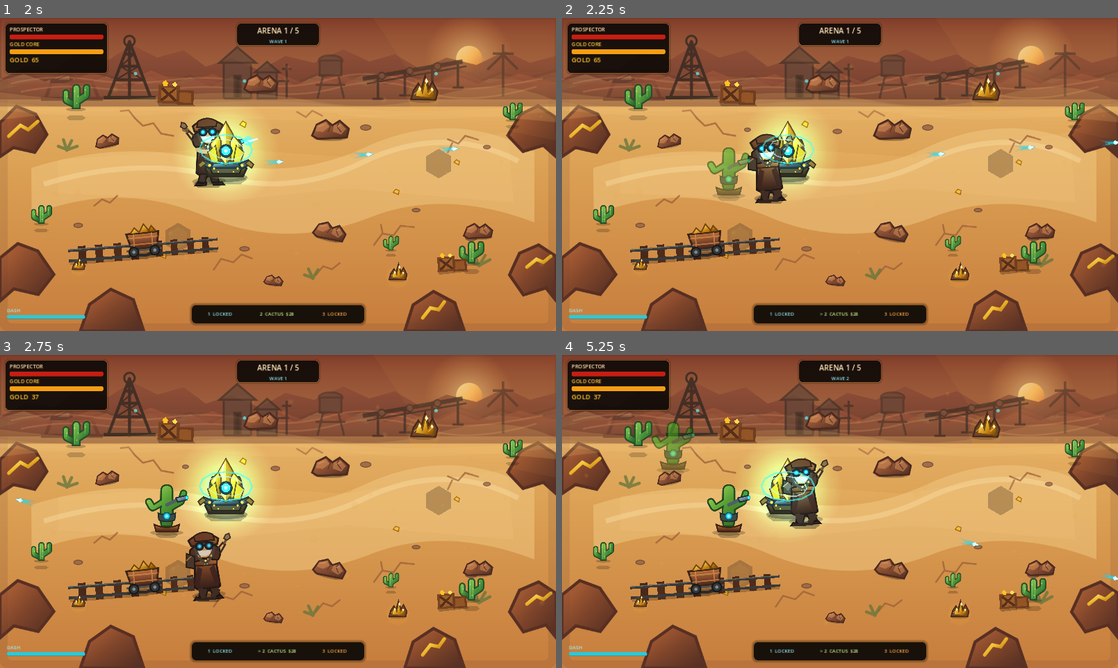
Above: before the commit, frames 1-4 (two rows, left to right).
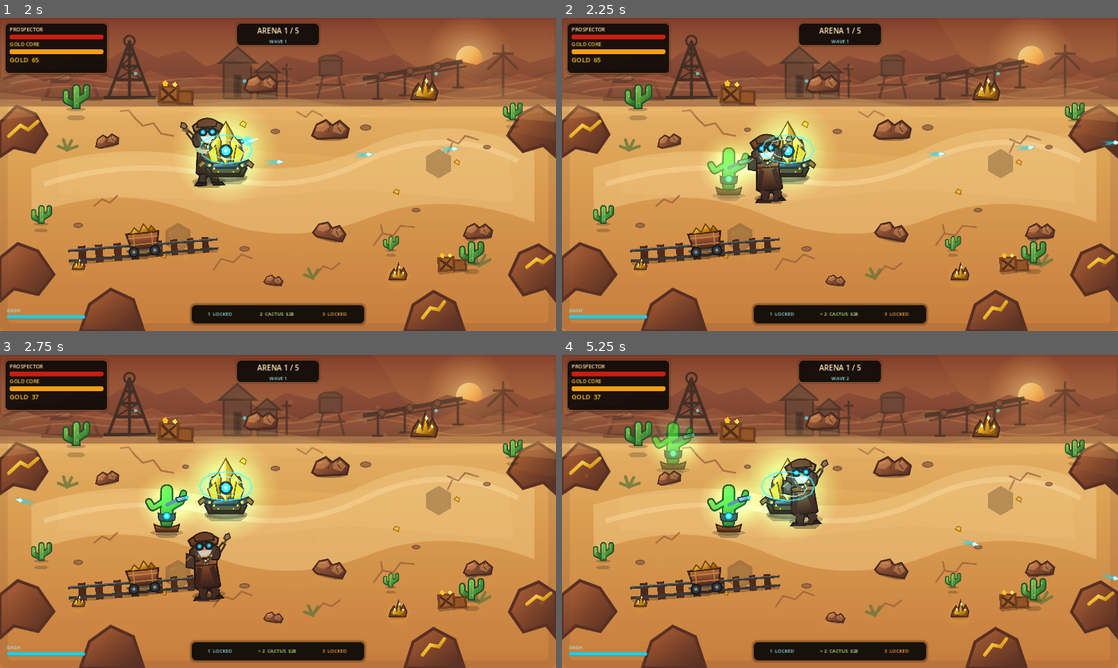
Above: after the commit, the same moments.

Repository: motomotoo1997-art/monster-quest
Game: Godot game, scene res://scenes/main/Main.tscn
Same seed, same stepped clock (60 frames per second), same inputs: the game is played once before the commit and once after it.
Inputs (mouse positions are in pixels of both pictures, inside the frame that each line leads up to):
- Up to frame 1 (2 s): click "START RUN" at 0.5 s; tap Enter at 1.25 s; move the mouse to (400, 158) at 1.27 s; press the mouse at (400, 158) at 1.28 s; hold D (move_right) from 1.28 s (still down)
- Up to frame 2 (2.25 s): move the mouse to (728, 190) at 2.02 s; release D (move_right) at 2.03 s; release the mouse at (728, 190) at 2.03 s; hold S (move_down) from 2.03 s (still down); tap E (ability_e) at 2.1 s
- Up to frame 3 (2.75 s): keep holding S (move_down); click (166, 527) at 2.3 s
- Up to frame 4 (5.25 s): move the mouse to (895, 442) at 2.77 s; release S (move_down) at 2.78 s; press the mouse at (895, 442) at 2.78 s; hold D (move_right) 2.78-3.53 s; tap one key every 0.75 s from 2.85 s: Q (ability_q) R (ability_r) 1 (build_1) 2 (build_2); move the mouse to (812, 574) at 3.52 s; release the mouse at (812, 574) at 3.53 s; hold W (move_up) 3.53-4.28 s; click (812, 574) at 3.8 s; move the mouse to (1006, 558) at 4.27 s; press the mouse at (1006, 558) at 4.28 s; hold A (move_left) from 4.28 s (still down); move the mouse to (673, 464) at 5.02 s; release the mouse at (673, 464) at 5.03 s

Frame 1 is identical in both runs. In frame 2, 1.0% of the frame differs, in the area x 26-35%, y 39-55%; in frame 3, 0.9%; in frame 4, 1.7%, in the area x 16-35%, y 21-55%.

Commit message:
lighting: add cyan local light to Cactus Sentry

Diff:
--- a/gold-rush-roguelike/scenes/defenses/CactusSentry.tscn
+++ b/gold-rush-roguelike/scenes/defenses/CactusSentry.tscn
@@ -8,6 +8,7 @@
 [ext_resource type="Script" path="res://scripts/components/targeting_component.gd" id="6_targeting"]
 [ext_resource type="PackedScene" path="res://scenes/combat/Projectile.tscn" id="7_projectile"]
 [ext_resource type="Texture2D" path="res://assets/sprites/defenses/defenses_animation_v3.svg" id="8_texture"]
+[ext_resource type="Texture2D" path="res://assets/vfx/radial_energy_light.svg" id="9_light"]
 [sub_resource type="CircleShape2D" id="CircleShape2D_body"]
 radius = 18.0
 [sub_resource type="CircleShape2D" id="CircleShape2D_hurt"]
@@ -44,6 +45,12 @@
 sprite_frames = SubResource("Frames")
 animation = &"idle"
 scale = Vector2(0.37,0.37)
+[node name="EnergyLight" type="PointLight2D" parent="."]
+position = Vector2(8,-55)
+texture = ExtResource("9_light")
+texture_scale = 0.62
+energy = 0.72
+color = Color(0.18,0.88,1,1)
 [node name="AimPivot" type="Node2D" parent="."]
 position = Vector2(0,-14)
 [node name="Muzzle" type="Marker2D" parent="AimPivot"]
Not shown: 1 places in gold-rush-roguelike/scenes/defenses/CactusSentry.tscn that only renumber resources
